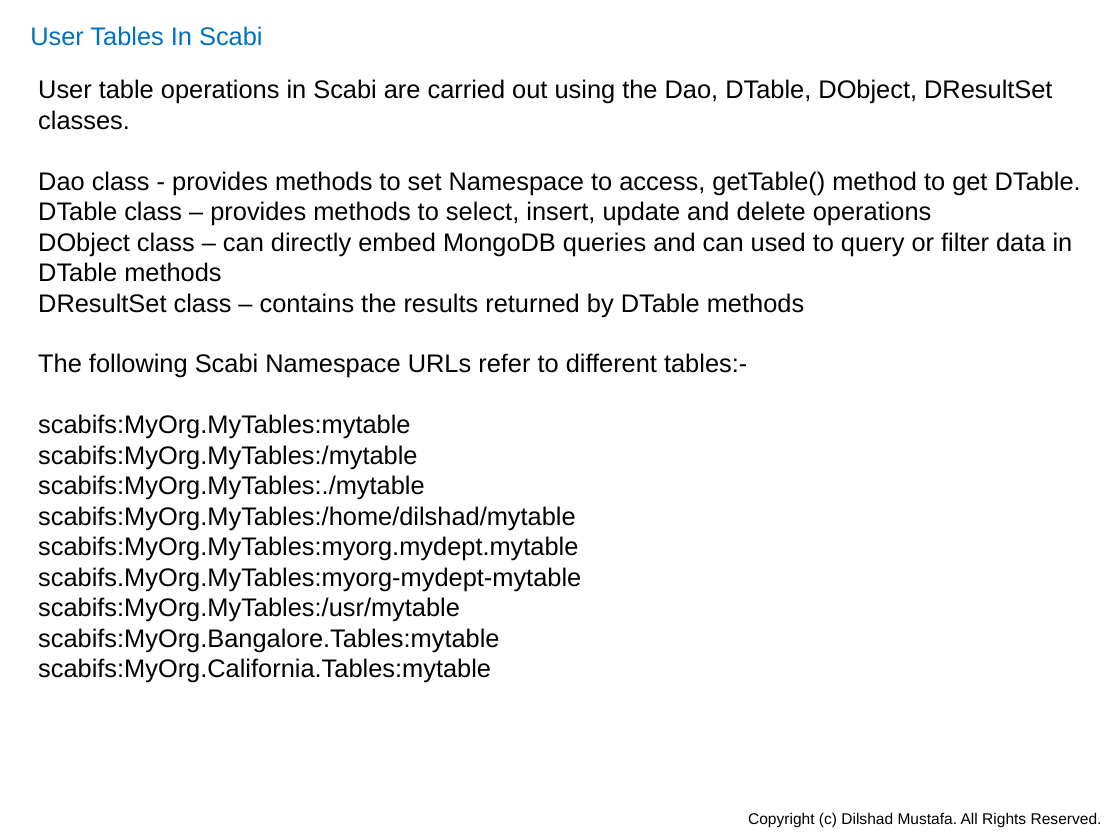
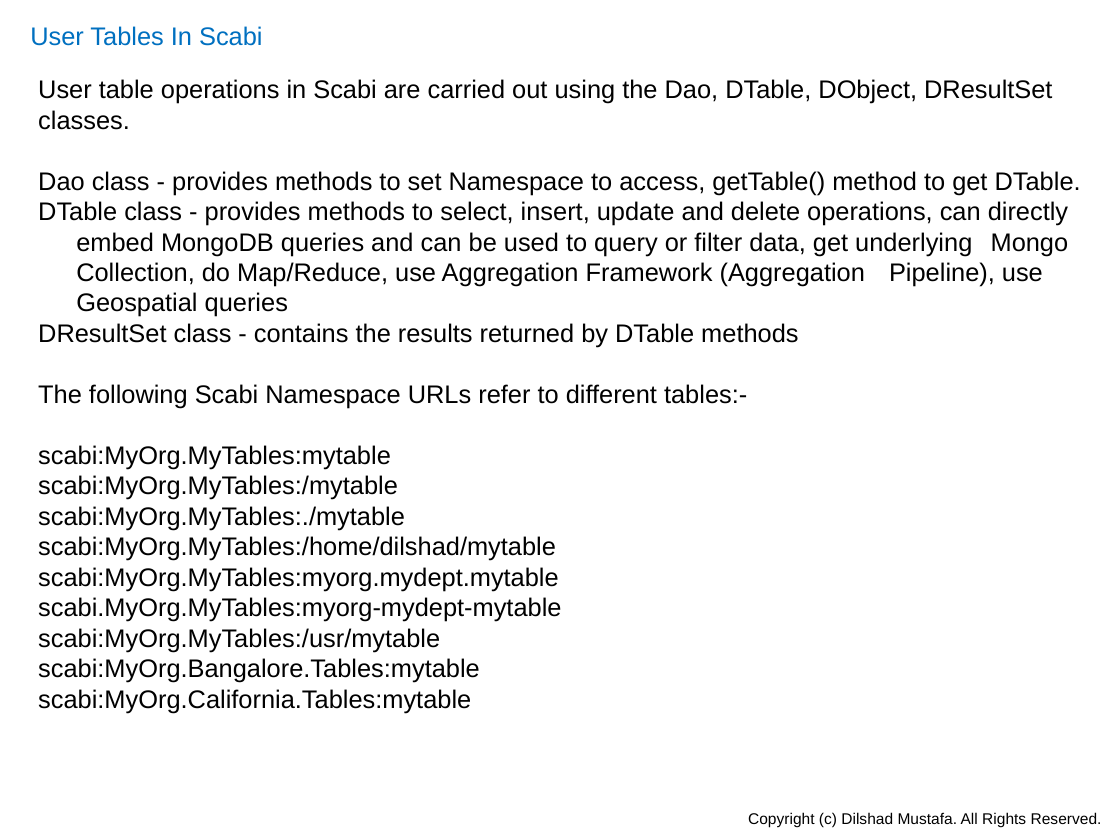
Before and after one commit to dilshadmustafa/scabi, a slide deck: slide 40 of Documentation/Scabi.pptx (slide 39 before the commit). Drawn at 1120x840 pixels with LibreOffice and Linux fonts; fonts in the diff are those of the drawing. Boxes give left, top, right and bottom in pixels: in the first picture for what was removed or moved away, otherwise in the second. Text is boxed around its words. In the diff, an @@ line names an element or a change of style, - is before the commit and + after.

```diff
--- a/Documentation/Scabi.pptx
+++ b/Documentation/Scabi.pptx
@@ text at [38, 201, 1069, 347]: text changed @@
-DTable class – provides methods to select, insert, update and delete operations
-DObject class – can directly embed MongoDB queries and can used to query or filter data in
-DTable methods
-DResultSet class – contains the results returned by DTable methods
+DTable class - provides methods to select, insert, update and delete operations, can directly embed MongoDB queries and can be used to query or filter data, get underlying Mongo Collection, do Map/Reduce, use Aggregation Framework (Aggregation Pipeline), use Geospatial queries
+DResultSet class - contains the results returned by DTable methods
@@ text at [38, 445, 561, 713]: text changed @@
-scabifs:MyOrg.MyTables:mytable
-scabifs:MyOrg.MyTables:/mytable
-scabifs:MyOrg.MyTables:./mytable
-scabifs:MyOrg.MyTables:/home/dilshad/mytable
-scabifs:MyOrg.MyTables:myorg.mydept.mytable
-scabifs.MyOrg.MyTables:myorg-mydept-mytable
-scabifs:MyOrg.MyTables:/usr/mytable
-scabifs:MyOrg.Bangalore.Tables:mytable
-scabifs:MyOrg.California.Tables:mytable
+scabi:MyOrg.MyTables:mytable
+scabi:MyOrg.MyTables:/mytable
+scabi:MyOrg.MyTables:./mytable
+scabi:MyOrg.MyTables:/home/dilshad/mytable
+scabi:MyOrg.MyTables:myorg.mydept.mytable
+scabi.MyOrg.MyTables:myorg-mydept-mytable
+scabi:MyOrg.MyTables:/usr/mytable
+scabi:MyOrg.Bangalore.Tables:mytable
+scabi:MyOrg.California.Tables:mytable
```
Also in this commit, not shown: 36 other slides changed, 7 slides added.
